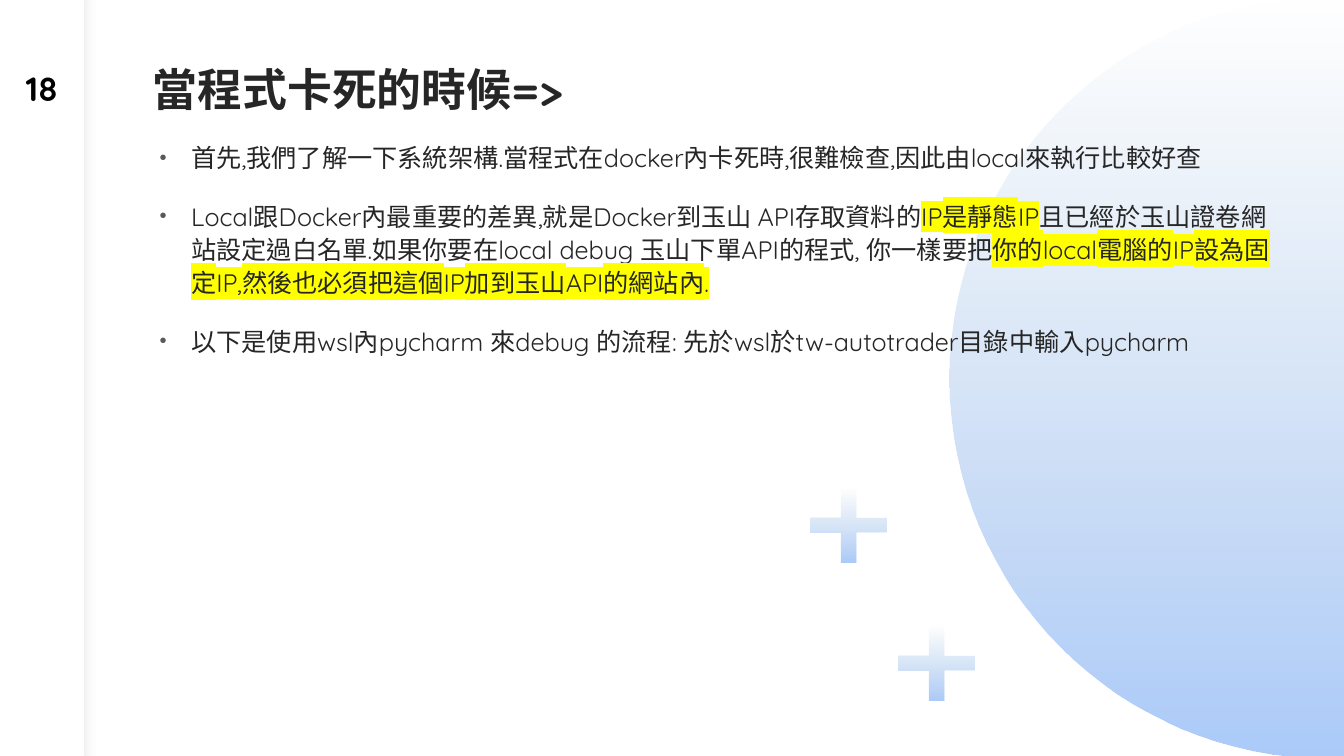
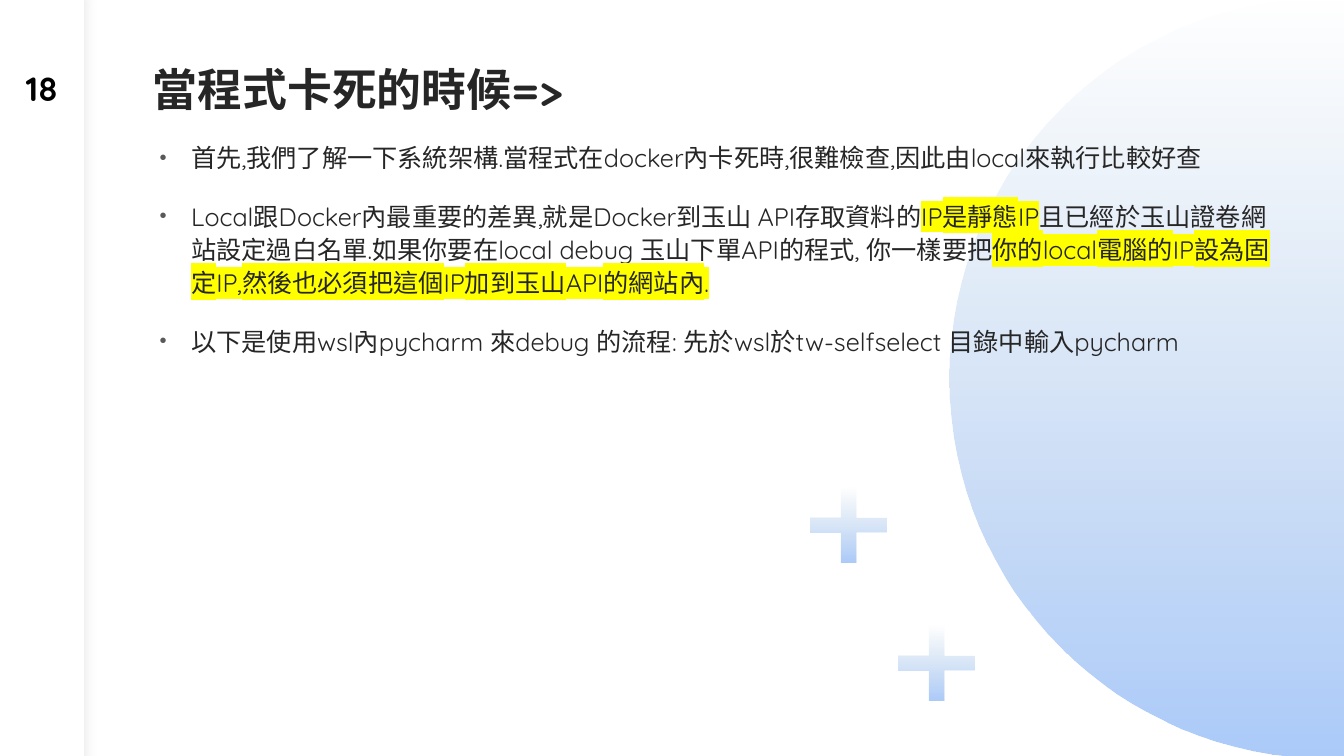
Before and after one commit to dinchentech/tw-selfselect, a slide deck: slide 18 of plans/ppt/TW-SELFSELECT台股買賣自動化系統-W2-講稿版.pptx. Drawn at 1344x756 pixels with LibreOffice and Linux fonts; fonts in the diff are those of the drawing. Boxes give left, top, right and bottom in pixels: in the first picture for what was removed or moved away, otherwise in the second. Text is boxed around its words. In the diff, an @@ line names an element or a change of style, - is before the commit and + after.

```diff
--- a/plans/ppt/TW-SELFSELECT台股買賣自動化系統-W2-講稿版.pptx
+++ b/plans/ppt/TW-SELFSELECT台股買賣自動化系統-W2-講稿版.pptx
@@ text at [191,330,1178,356]: text changed @@
-• 以下是使用wsl內pycharm 來debug 的流程: 先於wsl於tw-autotrader目錄中輸入pycharm
+• 以下是使用wsl內pycharm 來debug 的流程: 先於wsl於tw-selfselect 目錄中輸入pycharm
```
Also in this commit, not shown: 6 other slides changed, 5 other files.
